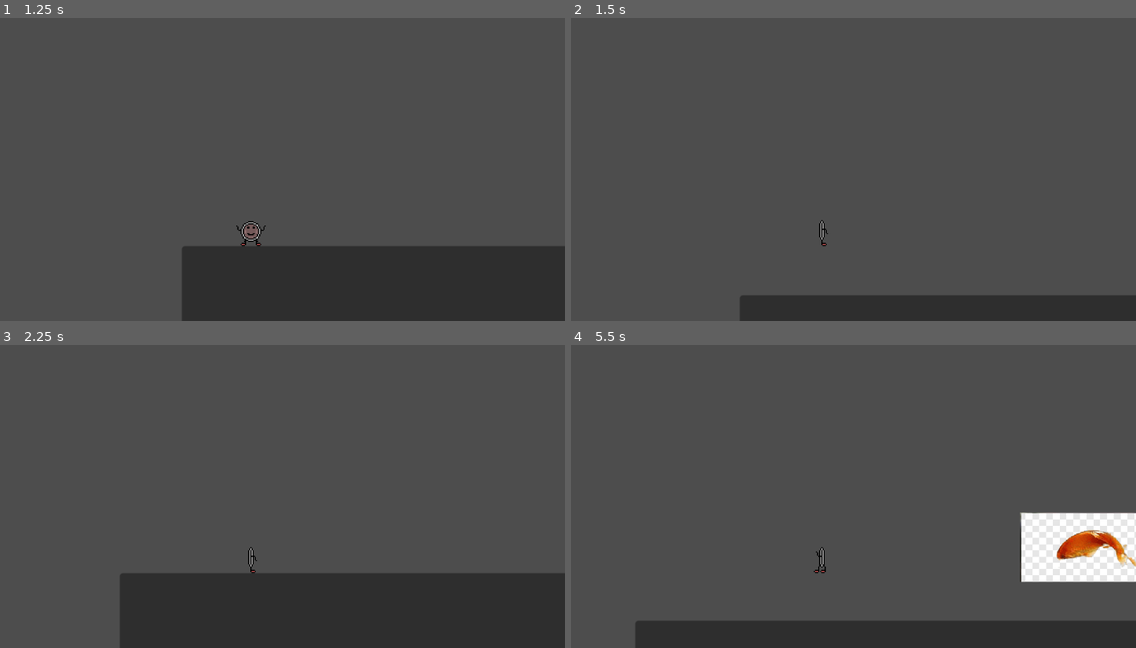
Above: before the commit, frames 1-4 (two rows, left to right).
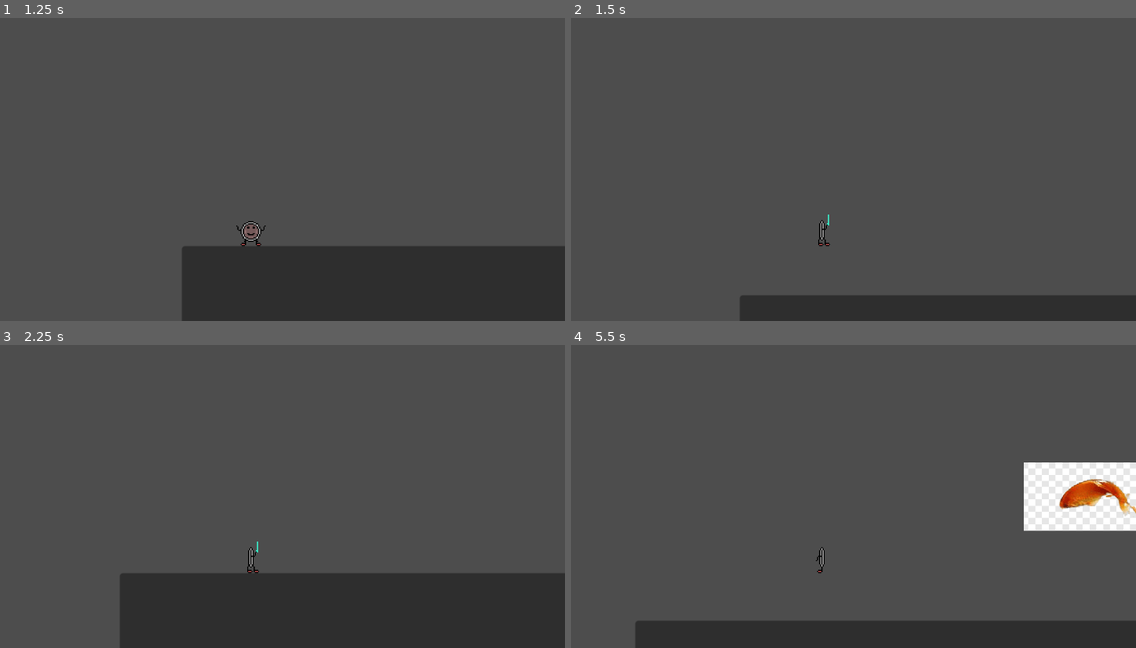
Above: after the commit, the same moments.

Repository: FanteyOfficial/SCALE-Project
Game: Godot game, scene res://Scenes/main.tscn
The game is run twice, just before and just after one commit, with the same random seed, the same clock (stepped at 60 frames per second) and the same inputs.
Inputs (mouse positions are in pixels of both pictures, inside the frame that each line leads up to):
- Up to frame 1 (1.25 s): click "Play" at 0.5 s
- Up to frame 2 (1.5 s): tap Enter (ui_accept) at 1.25 s; move the mouse to (960, 127) at 1.27 s; hold Right (ui_right) from 1.28 s (still down); click (960, 127) at 1.42 s
- Up to frame 3 (2.25 s): keep holding Right (ui_right); tap Enter (ui_accept) at 1.52 s; move the mouse to (124, 490) at 2.02 s; click (124, 490) at 2.17 s
- Up to frame 4 (5.5 s): tap Enter (ui_accept) at 2.27, 3.77, 4.52, 5.27 s; move the mouse to (887, 393) at 2.77 s; release Right (ui_right) at 2.78 s; hold Left (ui_left) 2.78-3.53 s; click (887, 393) at 2.92 s; move the mouse to (791, 541) at 3.52 s; hold Right (ui_right) 3.53-5.03 s; click (791, 541) at 3.67 s; move the mouse to (1011, 523) at 4.27 s; click (1011, 523) at 4.42 s; move the mouse to (633, 420) at 5.02 s; hold Left (ui_left) from 5.03 s (still down); click (633, 420) at 5.17 s

Frame 1 is identical in both runs. In frame 2, less than 0.1% of the frame differs, in the area x 43-46%, y 64-76%; in frame 3, less than 0.1%; in frame 4, 7.2%, in the area x 42-100%, y 38-79%.

Commit message:
Aggiunti attacchi del player, ma sono da sistemare

Diff:
--- a/Scenes/er_pesce.tscn
+++ b/Scenes/er_pesce.tscn
@@ -1,8 +1,9 @@
-[gd_scene load_steps=8 format=3 uid="uid://xb7sh2qggrli"]
+[gd_scene load_steps=10 format=3 uid="uid://xb7sh2qggrli"]
 
 [ext_resource type="Script" path="res://Scripts/er_pesce.gd" id="1_uvnb7"]
 [ext_resource type="Texture2D" uid="uid://c66fufhc8jxie" path="res://Sprites/erpesce2.png" id="2_11g1o"]
 [ext_resource type="Texture2D" uid="uid://delevo5q5oenl" path="res://Sprites/Fish/fish.png" id="3_5f6q8"]
+[ext_resource type="Script" path="res://Scripts/RigidBody2D.gd" id="4_ha5up"]
 
 [sub_resource type="RectangleShape2D" id="RectangleShape2D_od67b"]
 size = Vector2(160, 64)
@@ -29,11 +30,15 @@
 "speed": 5.0
 }]
 
+[sub_resource type="RectangleShape2D" id="RectangleShape2D_e8gmb"]
+size = Vector2(53.8593, 106.78)
+
 [node name="ErPesce" type="CharacterBody2D"]
 collision_layer = 4
 script = ExtResource("1_uvnb7")
 
 [node name="Hitbox" type="CollisionShape2D" parent="."]
+visible = false
 shape = SubResource("RectangleShape2D_od67b")
 
 [node name="Erpesce2" type="Sprite2D" parent="Hitbox"]
@@ -47,3 +52,11 @@
 sprite_frames = SubResource("SpriteFrames_bipuj")
 animation = &"Fish"
 frame_progress = 0.860164
+
+[node name="RigidBody2D" type="RigidBody2D" parent="." groups=["Hit"]]
+script = ExtResource("4_ha5up")
+
+[node name="CollisionShape2D" type="CollisionShape2D" parent="RigidBody2D"]
+position = Vector2(0.500002, 0.499998)
+scale = Vector2(2.915, 0.59)
+shape = SubResource("RectangleShape2D_e8gmb")
--- a/Scenes/player.tscn
+++ b/Scenes/player.tscn
@@ -1,16 +1,35 @@
-[gd_scene load_steps=25 format=3 uid="uid://biinmccay4ppq"]
+[gd_scene load_steps=32 format=3 uid="uid://biinmccay4ppq"]
 
 [ext_resource type="Script" path="res://Scripts/Player.gd" id="1_t08o5"]
 [ext_resource type="Texture2D" uid="uid://o2ihrm815i00" path="res://Sprites/Player/Idle/idle.png" id="2_kh506"]
+[ext_resource type="Texture2D" uid="uid://cq7gi74vs0ylb" path="res://Sprites/Player/Attack/Player_AttackLeft.png" id="2_tegtx"]
 [ext_resource type="Texture2D" uid="uid://difvbv786rdm2" path="res://Sprites/Player/Left/Player_MoveLeftDash.png" id="2_w0aj5"]
+[ext_resource type="Texture2D" uid="uid://bujctevln8dhr" path="res://Sprites/Player/Attack/Player_AttackRight.png" id="3_nefgb"]
 [ext_resource type="Texture2D" uid="uid://bac5hxdwqkvah" path="res://Sprites/Player/Right/Player_MoveRightDash.png" id="3_t5pp4"]
 [ext_resource type="PackedScene" uid="uid://by7uc237l1ujc" path="res://Scenes/dash.tscn" id="3_wvwvc"]
 [ext_resource type="Texture2D" uid="uid://bnfprmmy7drvx" path="res://Sprites/Player/Jump/Player_Jump.png" id="5_6uke3"]
 [ext_resource type="Texture2D" uid="uid://17lbroedu57j" path="res://Sprites/Player/Left/Player_MoveLeft.png" id="6_26nvt"]
 [ext_resource type="Texture2D" uid="uid://byrmpg0iy0q4n" path="res://Sprites/Player/Right/Player_MoveRight.png" id="7_teqc4"]
 
-[sub_resource type="RectangleShape2D" id="RectangleShape2D_f40u0"]
-size = Vector2(103.846, 100)
+[sub_resource type="CapsuleShape2D" id="CapsuleShape2D_jgran"]
+radius = 28.8462
+height = 108.333
+
+[sub_resource type="AtlasTexture" id="AtlasTexture_db8sc"]
+atlas = ExtResource("2_tegtx")
+region = Rect2(0, 0, 32, 32)
+
+[sub_resource type="AtlasTexture" id="AtlasTexture_m0vnt"]
+atlas = ExtResource("2_tegtx")
+region = Rect2(32, 0, 32, 32)
+
+[sub_resource type="AtlasTexture" id="AtlasTexture_sw234"]
+atlas = ExtResource("3_nefgb")
+region = Rect2(0, 0, 32, 32)
+
+[sub_resource type="AtlasTexture" id="AtlasTexture_frgtc"]
+atlas = ExtResource("3_nefgb")
+region = Rect2(32, 0, 32, 32)
 
 [sub_resource type="AtlasTexture" id="AtlasTexture_c78jk"]
 atlas = ExtResource("2_w0aj5")
@@ -72,6 +91,28 @@
 animations = [{
 "frames": [{
 "duration": 1.0,
+"texture": SubResource("AtlasTexture_db8sc")
+}, {
+"duration": 1.0,
+"texture": SubResource("AtlasTexture_m0vnt")
+}],
+"loop": false,
+"name": &"attackLeft",
+"speed": 5.0
+}, {
+"frames": [{
+"duration": 1.0,
+"texture": SubResource("AtlasTexture_sw234")
+}, {
+"duration": 1.0,
+"texture": SubResource("AtlasTexture_frgtc")
+}],
+"loop": false,
+"name": &"attackRight",
+"speed": 5.0
+}, {
+"frames": [{
+"duration": 1.0,
 "texture": SubResource("AtlasTexture_c78jk")
 }],
 "loop": false,
@@ -142,18 +183,35 @@
 "name": &"right",
 "speed": 3.0
 }]
+
+[sub_resource type="RectangleShape2D" id="RectangleShape2D_33xw4"]
+size = Vector2(9, 27)
 
 [node name="Player" type="CharacterBody2D"]
 collision_layer = 2
 script = ExtResource("1_t08o5")
 
 [node name="CollisionShape2D" type="CollisionShape2D" parent="."]
-position = Vector2(-0.5, 1)
+position = Vector2(-0.5, 0)
 scale = Vector2(0.26, 0.24)
-shape = SubResource("RectangleShape2D_f40u0")
+shape = SubResource("CapsuleShape2D_jgran")
 
 [node name="AnimatedSprite2D" type="AnimatedSprite2D" parent="."]
 sprite_frames = SubResource("SpriteFrames_vkano")
-animation = &"idle"
+animation = &"attackLeft"
 
 [node name="Dash" parent="." instance=ExtResource("3_wvwvc")]
+
+[node name="Area2D" type="Area2D" parent="."]
+
+[node name="CollisionShape2D_right" type="CollisionShape2D" parent="Area2D"]
+position = Vector2(12, -3)
+shape = SubResource("RectangleShape2D_33xw4")
+disabled = true
+
+[node name="CollisionShape2D_left" type="CollisionShape2D" parent="Area2D"]
+position = Vector2(-13, -3)
+shape = SubResource("RectangleShape2D_33xw4")
+disabled = true
+
+[connection signal="body_entered" from="Area2D" to="." method="_on_area_2d_body_entered"]
--- a/Scripts/Player.gd
+++ b/Scripts/Player.gd
@@ -42,3 +42,20 @@
 
 	move_and_slide()
 	player_animations()
+
+func _process(delta):
+	if Input.is_mouse_button_pressed(1):
+		$Area2D/CollisionShape2D_right.disabled = false
+		$AnimatedSprite2D.play("attackRight")
+	elif Input.is_mouse_button_pressed(1) and Input.is_action_pressed("ui_left"):
+		$Area2D/CollisionShape2D_left.disabled = false
+		$AnimatedSprite2D.play("attackLeft")
+	else:
+		$Area2D/CollisionShape2D_right.disabled = true
+		$Area2D/CollisionShape2D_left.disabled = true
+
+func _on_area_2d_body_entered(body):
+	if body.is_in_group("Hit"):
+		body.take_damage()
+	else:
+		pass
--- /dev/null
+++ b/Scripts/RigidBody2D.gd
@@ -0,0 +1,4 @@
+extends RigidBody2D
+
+func take_damage():
+	print("Colpito!")
Binary file added: Sprites/Player/Attack/Player_AttackLeft.png
Not shown, added: Sprites/Player/Attack/Player_AttackLeft.png.import
Binary file added: Sprites/Player/Attack/Player_AttackRight.png
Not shown, added: Sprites/Player/Attack/Player_AttackRight.png.import
Not shown, added: Sprites/ProjectFiles/Player_AttackLeft.piskel
Not shown, added: Sprites/ProjectFiles/Player_AttackRight.piskel
